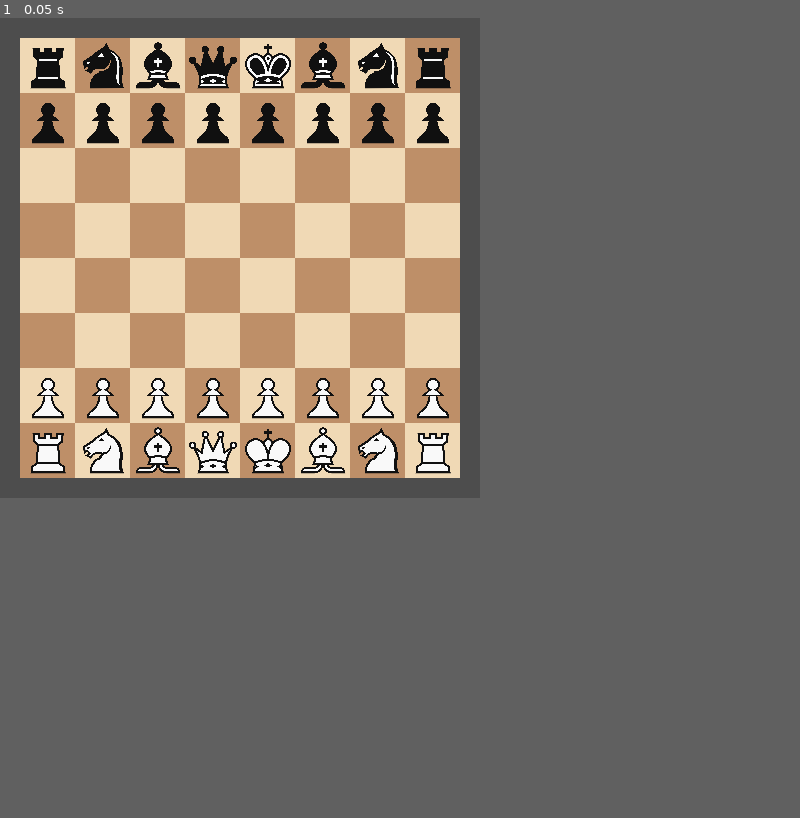
Above: before the commit, frame 1.
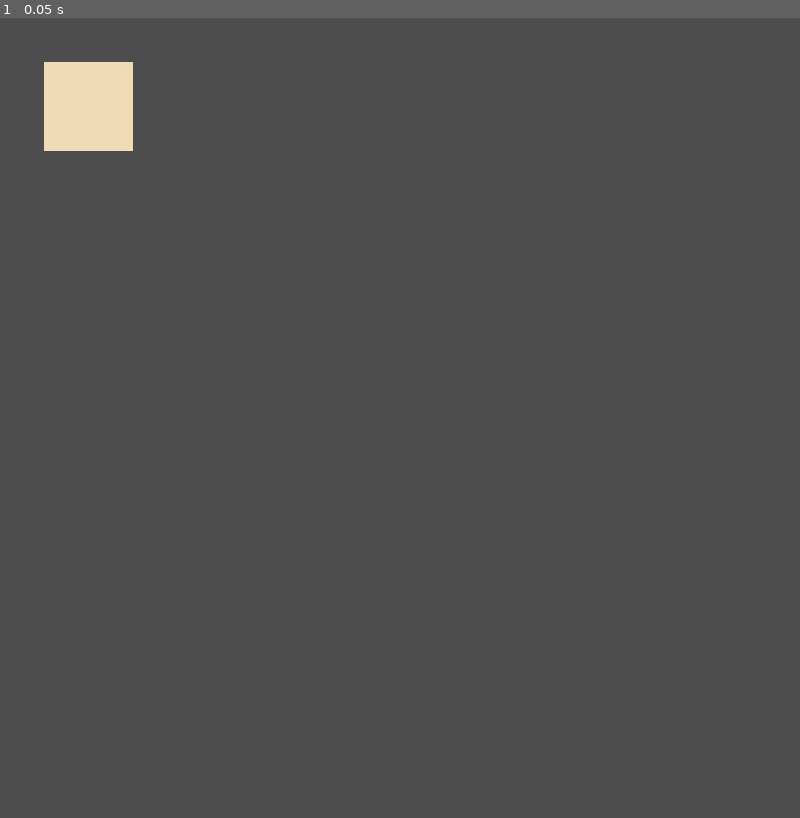
Above: after the commit, the same moment.

Repository: imaducklol/chess
Game: Godot game, scene res://main.tscn
Two runs of this game, one before a commit and one after it. Both use one fixed random seed, a clock stepped at 60 frames per second and the inputs below.
Inputs:
- Up to frame 1 (0.05 s): no input
In our replay, the window is 480x480 before the commit and 800x800 after it. These sizes can differ from the game's own. Grey fills any space a smaller window leaves; there, only what the larger window draws over its background counts as a difference.

The runs differ from the first frame. In frame 1, 30% of the frame differs, in the area x 2-58%, y 2-58%.
Error after the commit: Parse Error: Not all code paths return a value. (res://scripts/board.gd:89)

Commit message:
Much of initial move getting, needs verification

Diff:
--- a/main.tscn
+++ b/main.tscn
@@ -8,5 +8,5 @@
 script = ExtResource("1_86vox")
 dark_tile = Color(0.745098, 0.560784, 0.407843, 1)
 light_tile = Color(0.941176, 0.85098, 0.709804, 1)
-board_scale = 55.0
-button_scale = 36.5
+board_scale = 120.0
+button_scale = 16.64
--- a/project.godot
+++ b/project.godot
@@ -29,8 +29,8 @@
 
 [display]
 
-window/size/viewport_width=480
-window/size/viewport_height=480
+window/size/viewport_width=1080
+window/size/viewport_height=1080
 window/stretch/mode="canvas_items"
 
 [input]
--- a/scripts/board.gd
+++ b/scripts/board.gd
@@ -19,4 +19,91 @@
 func get_moves(position: int) -> Array[int]:
 	var piece := board[position]
 
+	match piece.type:
+		Piece.Type.PAWN:
+			return pawn_moves(piece, position)
+		Piece.Type.KING:
+			return king_moves(piece, position)
+		Piece.Type.QUEEN:
+			return queen_moves(piece, position)
+		Piece.Type.BISHOP:
+			return bishop_moves(piece, position)
+		Piece.Type.KNIGHT:
+			return knight_moves(piece, position)
+		Piece.Type.ROOK:
+			return rook_moves(piece, position)
 	return []
+
+func valid_position(pos: int) -> bool:
+	return 0 <= pos and pos <= 63
+
+func pawn_moves(piece: Piece, position: int) -> Array[int]:
+	var moves: Array[int]
+	if piece.team == Piece.Team.WHITE:
+		# Check for attackable squares
+		if piece.is_enemy_of(board[position + 7]): moves.append(position + 7)
+		if piece.is_enemy_of(board[position + 9]): moves.append(position + 9)
+		# Forwards!
+		if board[position + 8].is_none(): moves.append(position + 8)
+		# Double!
+		if board[position + 16].is_none() and not piece.has_moved: moves.append(position + 16)
+	else:
+		# Check for attackable squares
+		if piece.is_enemy_of(board[position - 7]): moves.append(position - 7)
+		if piece.is_enemy_of(board[position - 9]): moves.append(position - 9)
+		# Forwards!
+		if board[position - 8].is_none(): moves.append(position - 8)
+		# Double!
+		if board[position - 16].is_none() and not piece.has_moved: moves.append(position - 16)
+	# En Passant - Holy Hell
+	if piece.is_enemy_of(board[position + 1]) and board[position + 1].just_double_moved: moves.append(position + 1)
+	if piece.is_enemy_of(board[position - 1]) and board[position - 1].just_double_moved: moves.append(position - 1)
+	return moves
+
+func king_moves(piece: Piece, position: int) -> Array[int]:
+	var moves: Array[int]
+	# Unit circle
+	if not piece.is_ally_of(board[position + 7]): moves.append(position + 7)
+	if not piece.is_ally_of(board[position + 8]): moves.append(position + 8)
+	if not piece.is_ally_of(board[position + 9]): moves.append(position + 9)
+	if not piece.is_ally_of(board[position - 1]): moves.append(position - 1)
+	if not piece.is_ally_of(board[position + 1]): moves.append(position + 1)
+	if not piece.is_ally_of(board[position - 7]): moves.append(position - 7)
+	if not piece.is_ally_of(board[position - 8]): moves.append(position - 8)
+	if not piece.is_ally_of(board[position - 9]): moves.append(position - 9)
+	# Castling?!
+	if piece.has_moved: return moves
+	if not board[position - 2].has_moved and board[position - 2].type == Piece.Type.ROOK:
+		moves.append(position - 2)
+	if not board[position + 2].has_moved and board[position + 2].type == Piece.Type.ROOK:
+		moves.append(position + 2)
+	return moves
+
+func straight_moves(piece: Piece, position: int) -> Array[int]:
+	var moves: Array[int]
+	for i in range(-7, 8):
+		if valid_position(position + 8*i) and not piece.is_ally_of(board[position + 8*i]): moves.append(position + 8*i)
+		if valid_position(position + i) and not piece.is_ally_of(board[position + i]):     moves.append(position + i)
+	return moves
+
+func diagonal_moves(piece: Piece, position: int) -> Array[int]:
+	pass
+
+func queen_moves(piece: Piece, position: int) -> Array[int]:
+	var moves: Array[int]
+	return moves
+
+
+func bishop_moves(piece: Piece, position: int) -> Array[int]:
+	var moves: Array[int]
+	return moves
+
+
+func knight_moves(piece: Piece, position: int) -> Array[int]:
+	var moves: Array[int]
+	return moves
+
+
+func rook_moves(piece: Piece, position: int) -> Array[int]:
+	var moves: Array[int]
+	return moves
--- a/scripts/board_display.gd
+++ b/scripts/board_display.gd
@@ -43,7 +43,7 @@
 
 			var icon := TextureButton.new()
 			icon.z_index = 1
-			icon.stretch_mode = 6
+			icon.stretch_mode = 5
 			add_child(icon)
 			display_board.append(icon)
 
@@ -52,7 +52,7 @@
 func update() -> void:
 	board_position = Vector2(
 			(get_viewport_rect().size.y - 8 * board_scale) / 2,
-			(get_viewport_rect().size.y - 8 * board_scale) / 2)
+			(get_viewport_rect().size.x - 8 * board_scale) / 2)
 	# Skip if either are empty to avoid bad accesses
 	if (display_board.size() == 0 or display_tiles.size() == 0):
 		return
--- a/scripts/piece.gd
+++ b/scripts/piece.gd
@@ -22,12 +22,21 @@
 var type: Type = 0
 var team: Team = 0
 var has_moved: bool = false
+# Used only for en passant, I don't like this but it works
+var just_double_moved: bool = false
 
 #func get_team(piece: int) -> Team:
 	#return piece & 0b011000
 
 ## Returns true if Piece is on the same team as other
-func is_ally(other: Piece) -> bool:
+func is_ally_of(other: Piece) -> bool:
 	return team == other.team
-#func is_ally(piece: int, other: int) -> bool:
-	#return get_team(piece) == get_team(other)
+
+## Returns true if Piece is on the opposite team as other
+func is_enemy_of(other: Piece) -> bool:
+	return ((team == Team.WHITE and other.team == Team.BLACK) or
+			(team == Team.BLACK and other.team == Team.WHITE))
+
+## Returns true if Piece is the none piece
+func is_none() -> bool:
+	return (team == Team.NONE and type == Type.NONE)
